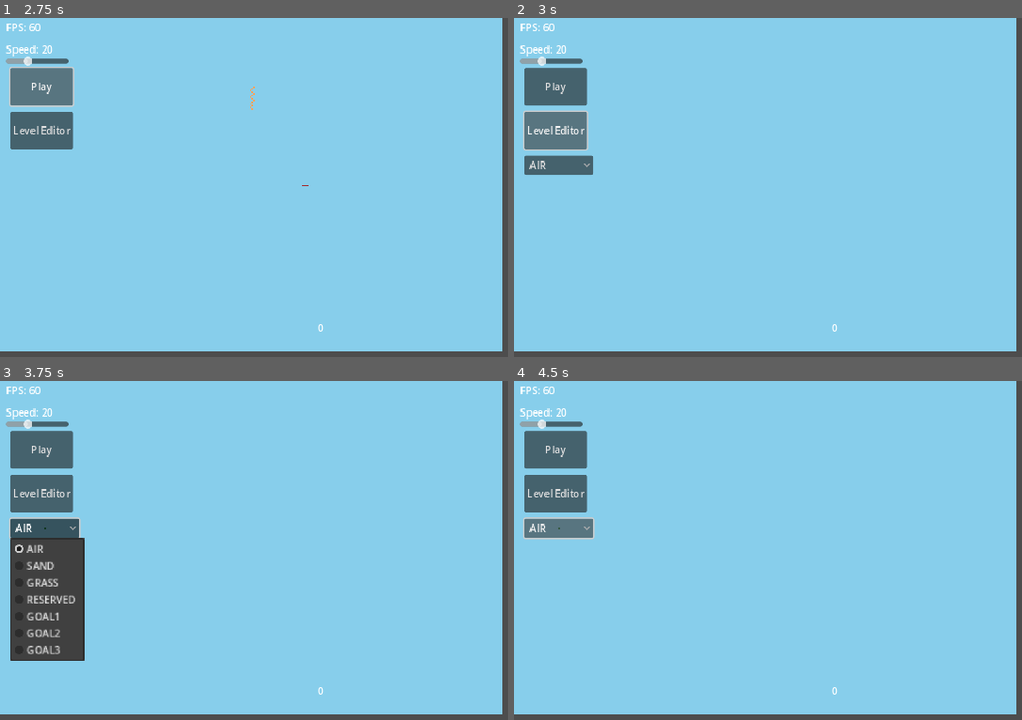
Above: before the commit, frames 1-4 (two rows, left to right).
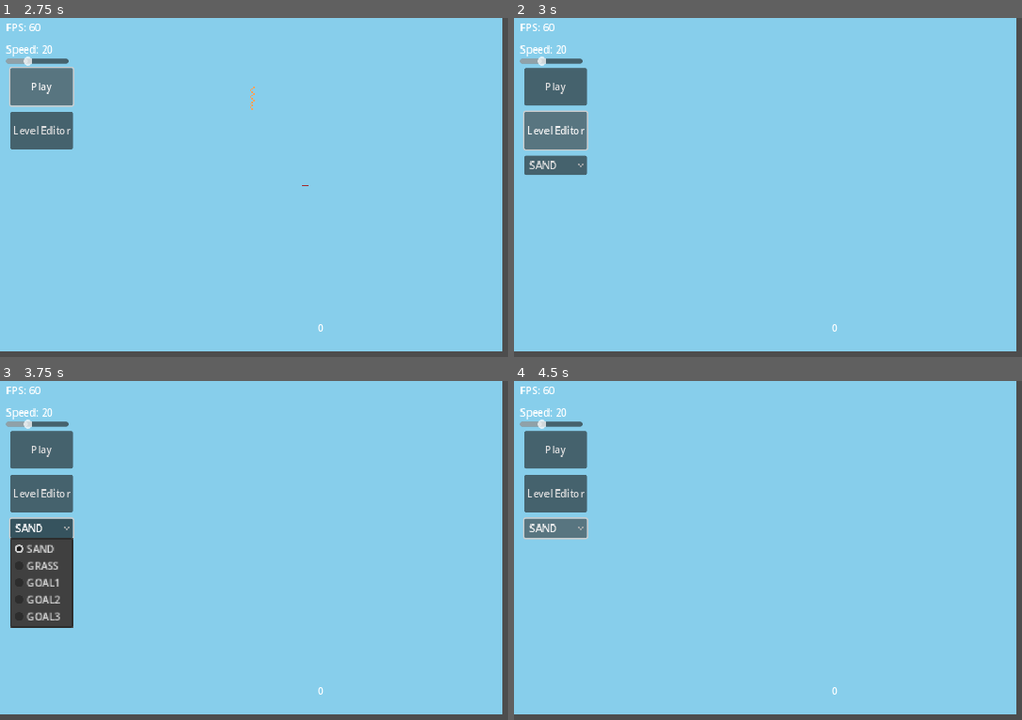
Above: after the commit, the same moments.

Repository: evhpwd/Feed-the-Dragons
Game: Godot game, scene res://Main.tscn
Two runs of this game, one before a commit and one after it. Both use one fixed random seed, a clock stepped at 60 frames per second and the inputs below.
Inputs:
- Up to frame 1 (2.75 s): click "Play" at 0.5 s; click "Play" at 1.25 s; click "Play" at 2 s
- Up to frame 2 (3 s): click "Level Editor" at 2.75 s
- Up to frame 3 (3.75 s): click "AIR" (after the commit: "SAND") at 3.5 s
- Up to frame 4 (4.5 s): click "AIR" (after the commit: "SAND") at 4.25 s

Frame 1 is identical in both runs. In frame 2, 0.2% of the frame differs, in the area x 2-16%, y 40-47%; in frame 3, 2.7%, in the area x 2-17%, y 40-83%; in frame 4, 0.2%.

Commit message:
Hide some cell types in the level editor

Diff:
--- a/Main.gd
+++ b/Main.gd
@@ -31,6 +31,8 @@
 		add_child(sim)
 		added = true
 	for cell in range(0, Simulation.CellType.LENGTH):
+		if cell >= Simulation.CellType.RESERVED or cell == Simulation.CellType.AIR:
+			continue
 		$HUD/BrushChoice.add_item(Simulation.CellType.keys()[cell], int(cell))
 
 func _on_hud_brush_selected(index):
--- a/Simulation.gd
+++ b/Simulation.gd
@@ -11,10 +11,11 @@
 	AIR,
 	SAND,
 	GRASS,
-	RESERVED,
 	GOAL1,
 	GOAL2,
 	GOAL3,
+	# Cells below this point aren't available in level editor
+	RESERVED,
 	LENGTH,
 }
 
